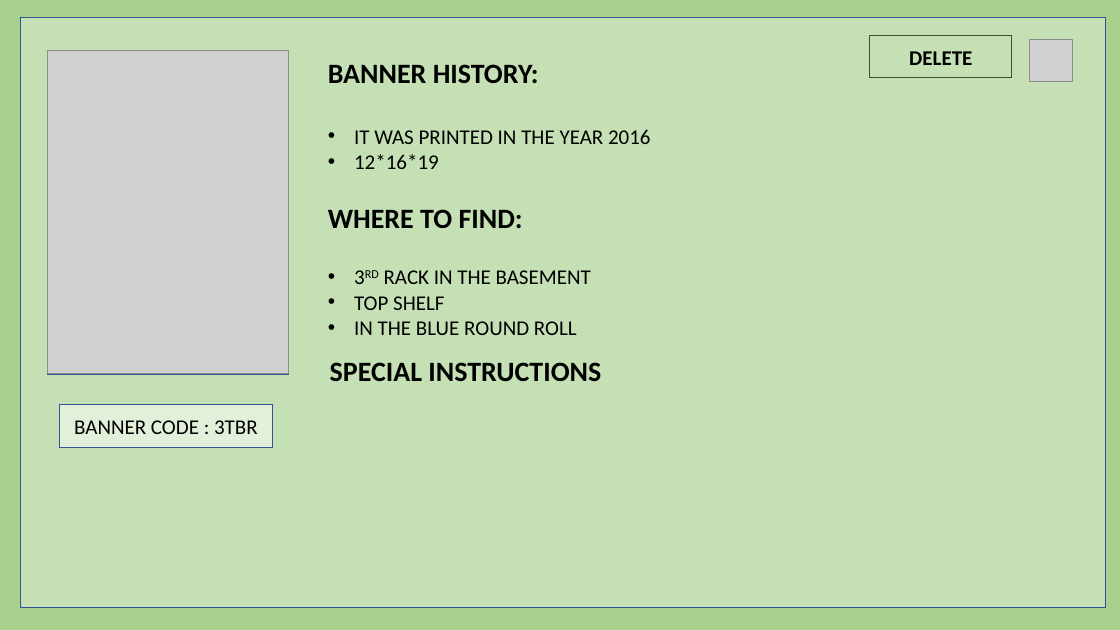
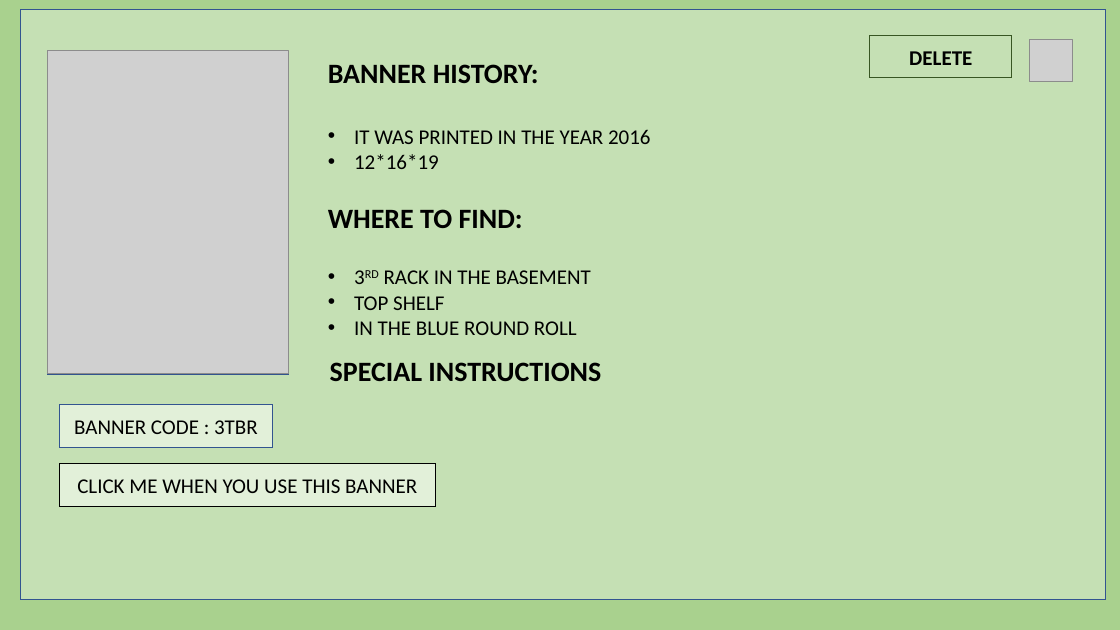
Before and after one commit to harishvavilala/Betterhappo, a slide deck: slide 11 of Powerpoints/BannerManagment.pptx. Drawn at 1120x630 pixels with LibreOffice and Linux fonts; fonts in the diff are those of the drawing; grey boxes stand for pictures. Boxes give left, top, right and bottom in pixels: in the first picture for what was removed or moved away, otherwise in the second. Text is boxed around its words. In the diff, an @@ line names an element or a change of style, - is before the commit and + after.

Commit message:
updated all pages navigation bar and banner info page

```diff
--- a/Powerpoints/BannerManagment.pptx
+++ b/Powerpoints/BannerManagment.pptx
@@ rectangle: place and size @@
-rectangle at [21,18,1106,607]
+rectangle at [21,10,1106,600]
@@ rectangle added at [60,464,436,507], fill #E2F0D9, outline #000000 1 pt, 18 pt, text #000000 @@
+CLICK ME WHEN YOU USE THIS BANNER
```
Also in this commit, not shown: 2 other slides changed, 1 slide added.
